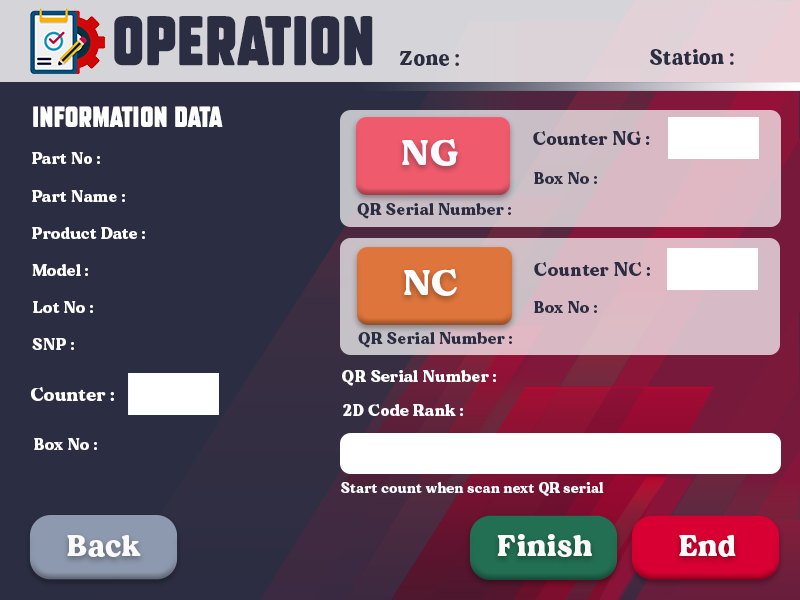
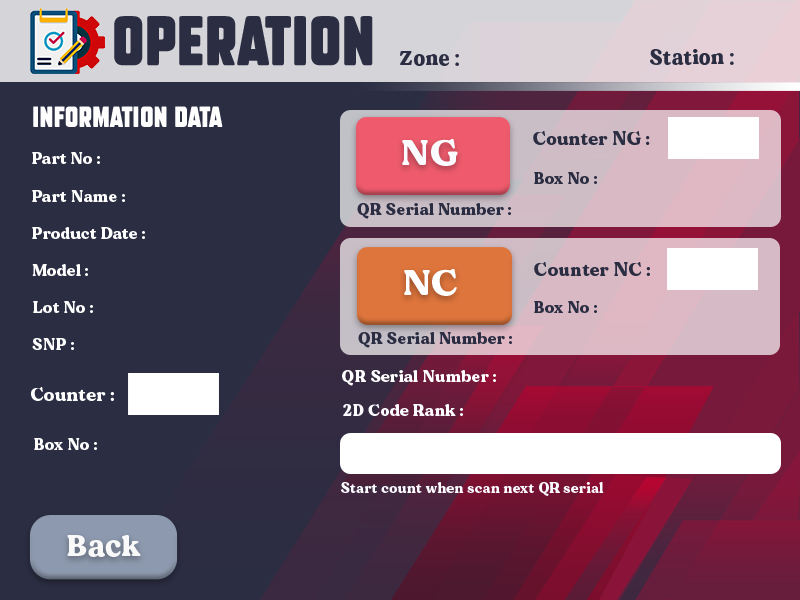
Layers edited between the first and the second 800x600 image:
hid "Finish" over [left=497, top=534, right=592, bottom=557]
hid "Rectangle 2" (1st of 3), painted on it over [left=469, top=515, right=618, bottom=580]
hid "End" over [left=679, top=534, right=736, bottom=557]
hid "Rectangle 2" (2nd of 3), painted on it over [left=631, top=515, right=780, bottom=580]
painted on "Rectangle 7" over [left=340, top=433, right=347, bottom=474]
painted on "Rectangle 8" over [left=357, top=247, right=512, bottom=325]
painted on "Rectangle 5" over [left=356, top=117, right=510, bottom=195]
painted on "Rectangle 6" over [left=340, top=238, right=658, bottom=355]
painted on "Rectangle 4" (2nd of 2) over [left=345, top=110, right=650, bottom=227]
painted on "Rectangle 2" (3rd of 3) over [left=30, top=515, right=178, bottom=579]
hid "Part No :" (1st of 2) over [left=32, top=152, right=100, bottom=164]
added layer "Part No :" (2nd of 2) above "Layer 34" over [left=32, top=152, right=100, bottom=164]
